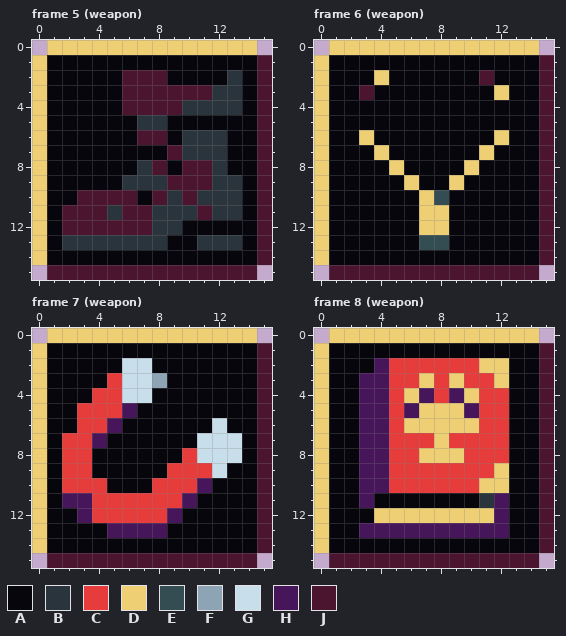
Pixel-art file, stored at projects/007_survivors/art/hud_slots.aseprite. The first picture shows the starting point.
16x16 pixels, 18 frames. Shown: frame 5 (weapon), frame 6 (weapon), frame 7 (weapon), frame 8 (weapon). The commit also changed other frames, which this record leaves out.
Palette (. is transparent): A #07060c  B #2a343d  C #e63c3c  D #eecf74  E #344d53  F #8ca4b4  G #c8dfeb  H #46155a  J #4b1530
After:
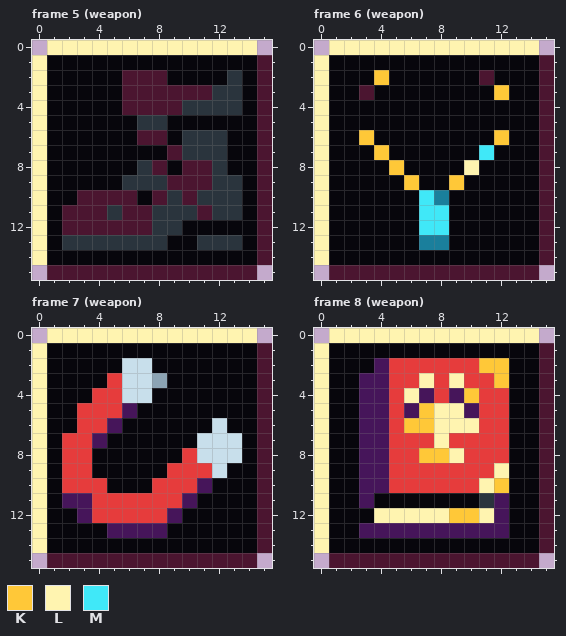
Colours new in this view: K #ffc838  L #fff4b0  M #40e8f8
Change:
Colour E changes from #344d53 to #1a7f9c.
Frame 5 (weapon):
The author changed colour D to colour L in row 0 at x 1 to 14; in rows 1 to 14 at x 0.
Frame 6 (weapon):
The author changed colour D to colour K in row 2 at x 4; in row 3 at x 12; in row 6 at x 3 and 12; in row 7 at x 4; in row 8 at x 5; in row 9 at x 6 and 9.
The author changed colour D to colour L in row 0 at x 1 to 14; in rows 1 to 7 at x 0; in row 8 at x 0 and 10; in rows 9 to 14 at x 0.
The author changed colour D to colour M in row 7 at x 11; in row 10 at x 7; in rows 11 to 12 at x 7 to 8.
Frame 7 (weapon): the same change as frame 5 (weapon)
Frame 8 (weapon):
The author changed colour D to colour K in row 2 at x 11 to 12; in row 3 at x 12; in row 4 at x 10; in row 5 at x 7; in row 6 at x 6 to 7; in row 8 at x 7 to 8.
The author changed colour D to colour K in row 10 at x 12; in row 12 at x 9 to 10.
The author changed colour D to colour L in row 0 at x 1 to 14; in rows 1 to 2 at x 0; in row 3 at x 0, 7 and 9; in row 4 at x 0 and 6; in row 5 at x 0 and 8 to 9; in row 6 at x 0 and 8 to 10.
The author changed colour D to colour L in row 7 at x 0 and 8; in row 8 at x 0 and 9; in row 9 at x 0 and 12; in row 10 at x 0 and 11; in row 11 at x 0; in row 12 at x 0, 4 to 8 and 11.
The author changed colour D to colour L in rows 13 to 14 at x 0.
Changed places in both pictures, as pixel boxes (x1, y1, x2, y2):
changed: (32, 40, 257, 265)
changed: (314, 40, 539, 265)
changed: (32, 328, 257, 553)
changed: (314, 328, 539, 553)
